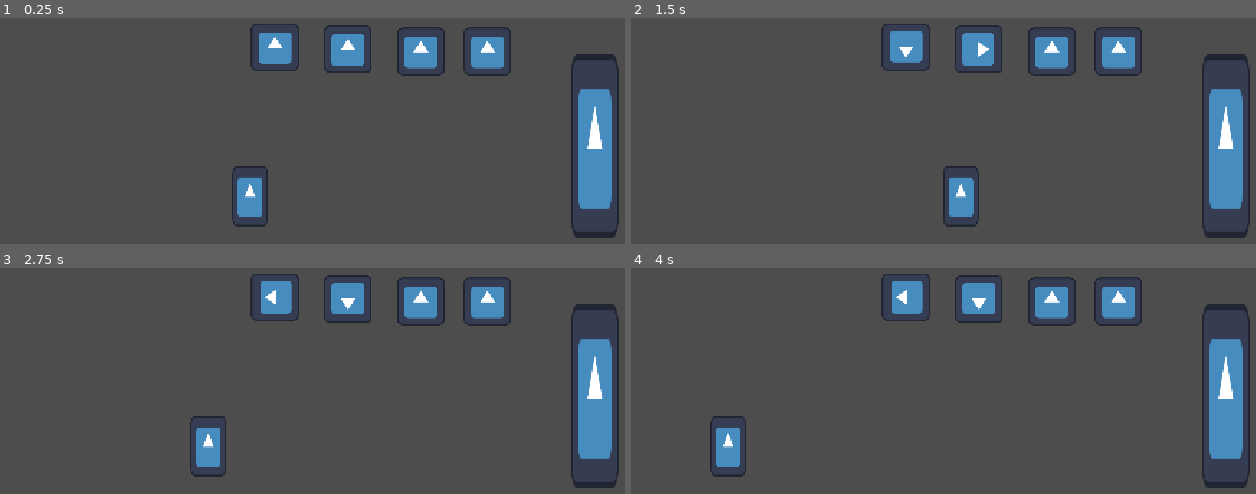
Above: before the commit, frames 1-4 (two rows, left to right).
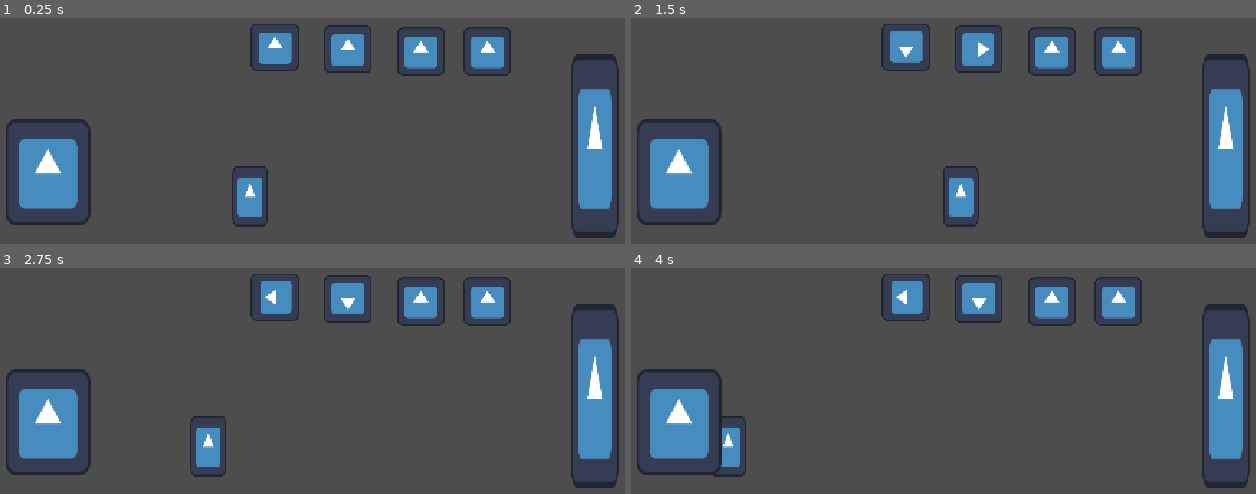
Above: after the commit, the same moments.

Repository: pdues/LD60
Game: Godot game, scene res://scene/game.tscn
The game is run twice, just before and just after one commit, with the same random seed, the same clock (stepped at 60 frames per second) and the same inputs. The engine's default icon, where the game draws it, is replaced by a stand-in: a white triangle on a blue panel in a dark square.
Inputs:
- Up to frame 1 (0.25 s): no input
- Up to frame 2 (1.5 s): tap Enter at 0.5 s; hold E 0.53-1.28 s; hold Right (ui_right) from 0.53 s (still down); tap Space (ui_select) at 0.77 s; tap E at 1.35 s
- Up to frame 3 (2.75 s): tap Space (ui_select) at 1.52, 2 s; release Right (ui_right) at 2.03 s; hold Left (ui_left) from 2.03 s (still down); hold E from 2.03 s (still down)
- Up to frame 4 (4 s): keep holding Left (ui_left); release E at 2.78 s; tap E at 2.85 s; tap Space (ui_select) at 3.02, 3.77 s; tap Enter at 3.5 s; hold E from 3.53 s (still down)

The runs differ from the first frame. In frame 1, 3.7% of the frame differs, in the area x 0-15%, y 44-92%; in frame 2, 3.7%; in frame 3, 3.7%; in frame 4, 3.8%.

Commit message:
hindernis

Diff:
--- a/ld-60-game/project.godot
+++ b/ld-60-game/project.godot
@@ -23,6 +23,7 @@
 [global_group]
 
 Player=""
+Hitbox=""
 
 [physics]
 
--- a/ld-60-game/scene/game.tscn
+++ b/ld-60-game/scene/game.tscn
@@ -2,6 +2,7 @@
 
 [ext_resource type="PackedScene" uid="uid://k16wopb2mk8t" path="res://scene/player.tscn" id="1_5kiuu"]
 [ext_resource type="PackedScene" uid="uid://dqtkh7esfvg3s" path="res://scene/tür.tscn" id="2_dbls1"]
+[ext_resource type="PackedScene" uid="uid://d2lx71xs500bv" path="res://scene/hindernis.tscn" id="3_33cqm"]
 
 [sub_resource type="WorldBoundaryShape2D" id="WorldBoundaryShape2D_xrivr"]
 distance = -136.0
@@ -22,3 +23,6 @@
 
 [node name="TÜR" parent="." unique_id=785221569 instance=ExtResource("2_dbls1")]
 position = Vector2(17, -18)
+
+[node name="Hindernis" parent="." unique_id=405979128 instance=ExtResource("3_33cqm")]
+position = Vector2(53, 108)
--- /dev/null
+++ b/ld-60-game/scene/hindernis.tscn
@@ -0,0 +1,30 @@
+[gd_scene format=3 uid="uid://d2lx71xs500bv"]
+
+[ext_resource type="Script" uid="uid://c01enal2snogt" path="res://script/hindernis.gd" id="1_6m4q0"]
+[ext_resource type="Texture2D" uid="uid://b3nrl06y7aimw" path="res://icon.svg" id="2_dth7p"]
+
+[sub_resource type="RectangleShape2D" id="RectangleShape2D_1bkod"]
+size = Vector2(42, 67)
+
+[node name="Hindernis" type="StaticBody2D" unique_id=1907527197]
+position = Vector2(-6, 30)
+script = ExtResource("1_6m4q0")
+
+[node name="Sprite2D" type="Sprite2D" parent="." unique_id=396854861]
+position = Vector2(1.4999981, 1.5)
+scale = Vector2(0.32031247, 0.3984375)
+texture = ExtResource("2_dth7p")
+
+[node name="Hind_Area" type="Area2D" parent="." unique_id=1627175906]
+
+[node name="Hind_Area_Coll" type="CollisionShape2D" parent="Hind_Area" unique_id=1213878491]
+position = Vector2(0.9999999, 1)
+scale = Vector2(1.0078125, 0.78125)
+shape = SubResource("RectangleShape2D_1bkod")
+
+[node name="Hind_Coll" type="CollisionShape2D" parent="." unique_id=82357189]
+position = Vector2(0.9999999, 1)
+scale = Vector2(1.0078125, 0.78125)
+shape = SubResource("RectangleShape2D_1bkod")
+
+[connection signal="area_shape_entered" from="Hind_Area" to="." method="_on_hind_area_area_shape_entered"]
--- a/ld-60-game/scene/tür.tscn
+++ b/ld-60-game/scene/tür.tscn
@@ -6,6 +6,9 @@
 
 [sub_resource type="RectangleShape2D" id="RectangleShape2D_1bkod"]
 size = Vector2(20, 87)
+
+[sub_resource type="RectangleShape2D" id="RectangleShape2D_ofbfx"]
+size = Vector2(20, 96)
 
 [sub_resource type="RectangleShape2D" id="RectangleShape2D_5kiuu"]
 size = Vector2(20, 96)
@@ -38,7 +41,7 @@
 
 [node name="Lock1_Collider" type="CollisionShape2D" parent="Lock1" unique_id=1231132685]
 position = Vector2(1, 37)
-shape = SubResource("RectangleShape2D_5kiuu")
+shape = SubResource("RectangleShape2D_ofbfx")
 
 [node name="Lock2" type="Area2D" parent="." unique_id=1026623717]
 position = Vector2(183, 70)
--- /dev/null
+++ b/ld-60-game/script/hindernis.gd
@@ -0,0 +1,15 @@
+extends StaticBody2D
+
+
+@onready var been_hit = false
+@onready var collider = self.get_child(2)
+@onready var area = self.get_child(1)
+
+
+
+
+func _on_hind_area_area_shape_entered(area_rid: RID, area: Area2D, area_shape_index: int, local_shape_index: int) -> void:
+	if been_hit == false:
+		collider.disabled = true
+		self.set_collision_layer_value(1,false)
+		been_hit = true
Not shown, added: ld-60-game/script/hindernis.gd.uid
